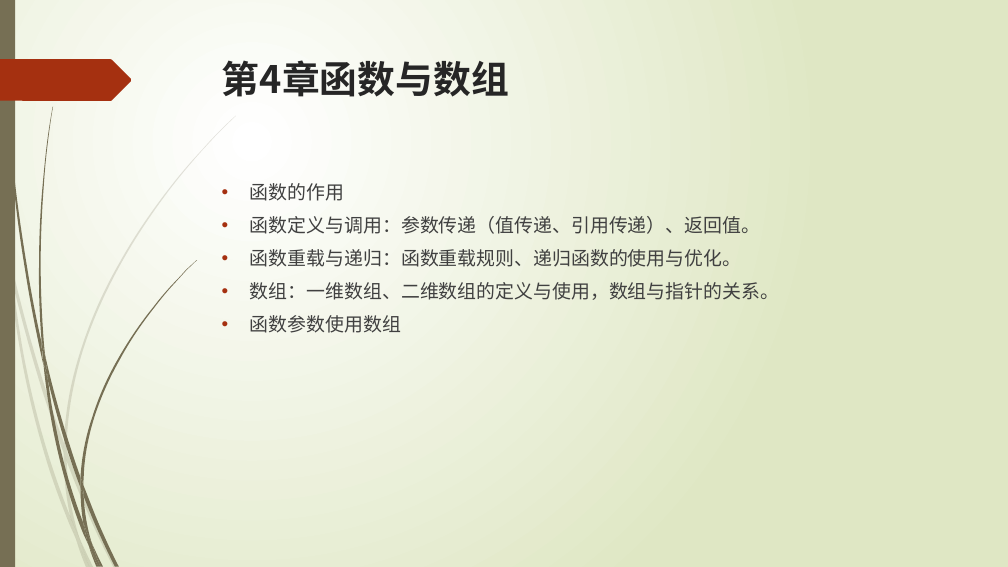
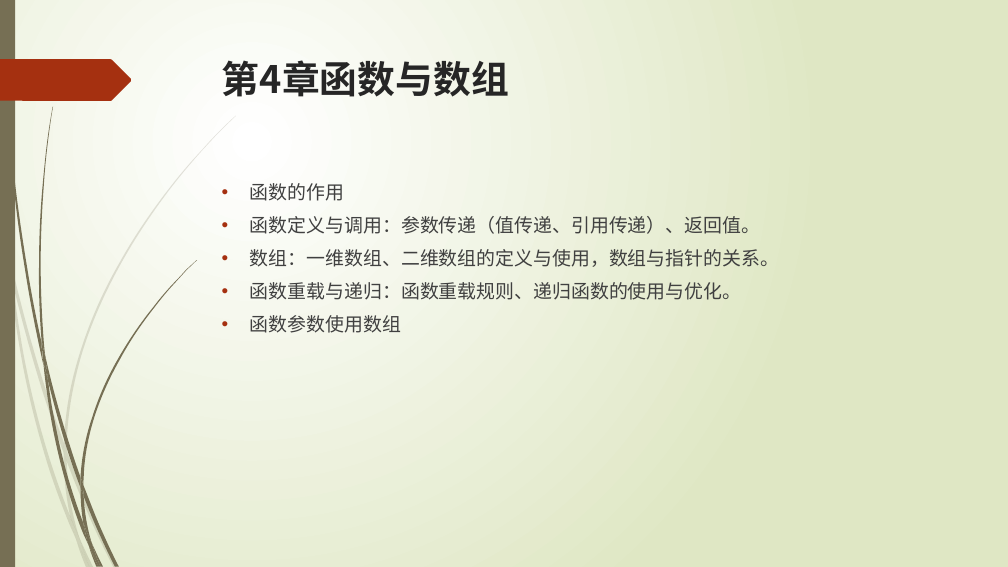
Before and after one commit to liuty2006/learn, a slide deck: slide 37 of learn_cpp/docs/C++语言培训.pptx. Drawn at 1008x567 pixels with LibreOffice and Linux fonts; fonts in the diff are those of the drawing. Boxes give left, top, right and bottom in pixels: in the first picture for what was removed or moved away, otherwise in the second. Text is boxed around its words. In the diff, an @@ line names an element or a change of style, - is before the commit and + after.

```diff
--- a/learn_cpp/docs/C++语言培训.pptx
+++ b/learn_cpp/docs/C++语言培训.pptx
@@ text at (x1=250, y1=249, x2=779, y2=267): paragraph added @@
+• 数组：一维数组、二维数组的定义与使用，数组与指针的关系。
@@ text at (x1=250, y1=282, x2=779, y2=300): paragraph removed @@
-• 数组：一维数组、二维数组的定义与使用，数组与指针的关系。
```
Also in this commit, not shown: 4 other slides changed, 4 slides added, 6 other files.
